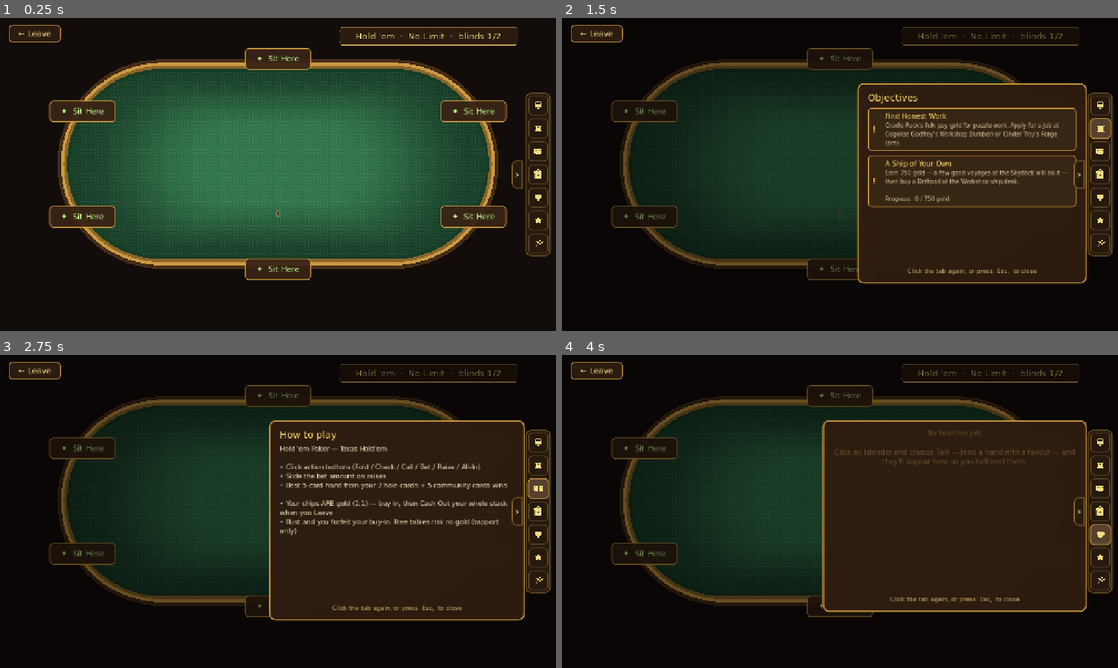
Above: before the commit, frames 1-4 (two rows, left to right).
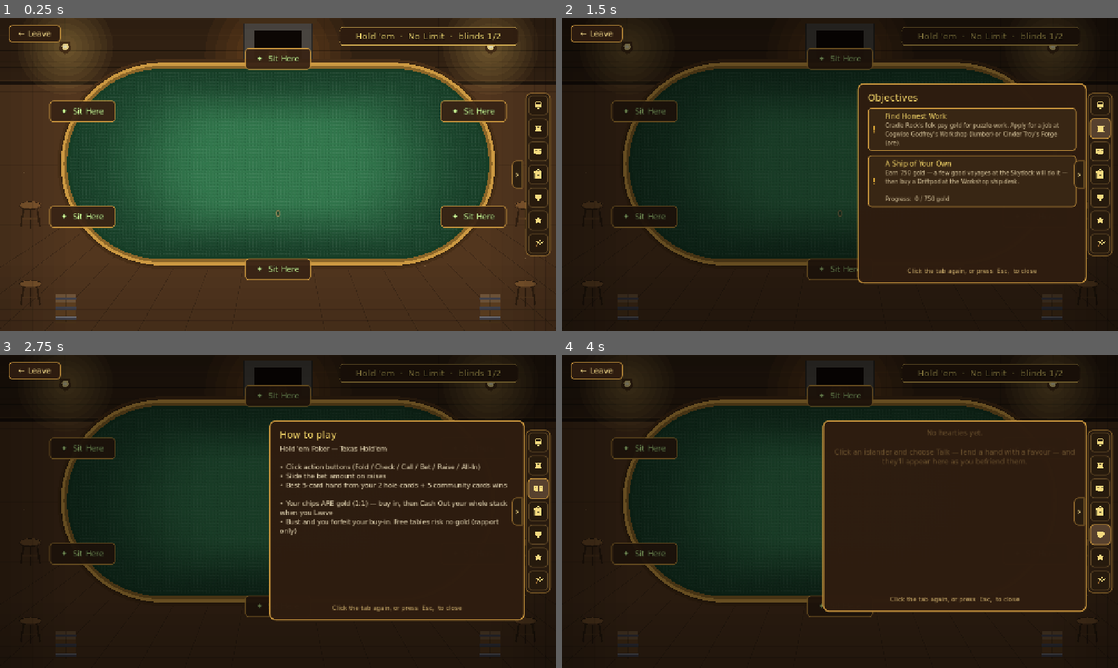
Above: after the commit, the same moments.

Repository: TairoyZone/shivaliva-shanty
Game: Godot game, scene res://puzzles/poker/poker_scene.tscn
Same seed, same stepped clock (60 frames per second), same inputs: the game is played once before the commit and once after it. This scene is started directly instead of the project's main scene.
Inputs (mouse positions are in pixels of both pictures, inside the frame that each line leads up to):
- Up to frame 1 (0.25 s): no input
- Up to frame 2 (1.5 s): click "0" at 0.5 s; click (1101, 127) at 1.27 s
- Up to frame 3 (2.75 s): click (539, 489) at 2.02 s
- Up to frame 4 (4 s): click (1101, 511) at 2.77 s; click (1101, 533) at 3.52 s

The runs differ from the first frame. In frame 1, 44% of the frame differs, in the area x 0-100%, y 0-100%; in frame 2, 26%; in frame 3, 26%; in frame 4, 27%.

Commit message:
polish(poker): tavern parlor backdrop (plank floor + stools + hearth)
Per Troy — Poker still needed its glow-up. New ScenicBackdrop mode 'tavern': the felt table now sits in a cosy sky-tavern parlour — a warm planked back wall with a hearth + hanging lanterns, a receding PLANK FLOOR, and wooden bar STOOLS + barrels dressing the gutters (the felt oval covers the centre, so the tavern reads around its rim). Replaced the flat dark Background ColorRect. That's the LAST of the 7 puzzles — the visual-polish pass is now genuinely complete.

Co-Authored-By: Claude Opus 4.8 (1M context) <noreply@anthropic.com>

Diff:
--- a/components/scenic_backdrop/scenic_backdrop.gd
+++ b/components/scenic_backdrop/scenic_backdrop.gd
@@ -16,7 +16,7 @@
 const H : float = 720.0
 
 
-@export_enum("forest", "quarry", "sky_battle", "stardust_drift", "ship_hold", "hull_repair") var mode : String = "forest" :
+@export_enum("forest", "quarry", "sky_battle", "stardust_drift", "ship_hold", "hull_repair", "tavern") var mode : String = "forest" :
 	set(value):
 		mode = value
 		queue_redraw()
@@ -40,6 +40,9 @@
 	elif mode == "hull_repair":
 		rng.seed = 20260620
 		_draw_hull_repair(rng)
+	elif mode == "tavern":
+		rng.seed = 20260621
+		_draw_tavern(rng)
 	else:
 		rng.seed = 20260615
 		_draw_forest(rng)
@@ -777,6 +780,123 @@
 	draw_rect(Rect2(pos.x - 17.0, pos.y - 34.0, 34.0, 7.0), WOOD.lightened(0.12))   # lit top band
 
 
+# =========================================================== TAVERN ===========
+# The POKER backdrop: a cosy sky-tavern parlour the card table sits in — a warm
+# planked back wall with a hearth + lanterns, a receding PLANK FLOOR, and stools +
+# barrels as dressing in the gutters (the felt oval covers the centre, so the
+# tavern reads around its rim). (Troy 2026-06-16.)
+
+func _draw_tavern(rng: RandomNumberGenerator) -> void:
+
+	var WALL : Color = Color(0.21, 0.14, 0.08)
+	var WALL_DK : Color = Color(0.12, 0.08, 0.05)
+	var WALL_LT : Color = Color(0.37, 0.25, 0.14)
+	var FLOOR : Color = Color(0.32, 0.21, 0.12)
+	var FLOOR_LT : Color = Color(0.45, 0.31, 0.17)
+	var horizon : float = 152.0
+	var vanish : Vector2 = Vector2(640.0, horizon)
+
+	# 1. PLANK FLOOR — receding boards (seams converge to a vanishing point) + rows.
+	draw_rect(Rect2(0.0, 0.0, W, H), FLOOR)
+	for i in 17:
+		var fx : float = lerpf(-220.0, W + 220.0, float(i) / 16.0)
+		draw_line(Vector2(fx, H), vanish, Color(0.0, 0.0, 0.0, 0.22), 1.5)
+		draw_line(Vector2(fx + 3.0, H), vanish, Color(FLOOR_LT.r, FLOOR_LT.g, FLOOR_LT.b, 0.10), 1.0)
+	for i in 7:
+		var t : float = float(i) / 6.0
+		var yy : float = lerpf(H, horizon + 18.0, t * t)
+		draw_line(Vector2(0.0, yy), Vector2(W, yy), Color(0.0, 0.0, 0.0, 0.15), 1.5)
+
+	# 2. Back WALL (top band, planked) + a baseboard beam at the floor line.
+	draw_rect(Rect2(0.0, 0.0, W, horizon), WALL)
+	for i in 4:
+		var wy : float = float(i) * (horizon / 4.0)
+		draw_line(Vector2(0.0, wy), Vector2(W, wy), Color(0.0, 0.0, 0.0, 0.30), 1.5)
+		draw_line(Vector2(0.0, wy + 1.5), Vector2(W, wy + 1.5), Color(WALL_LT.r, WALL_LT.g, WALL_LT.b, 0.16), 1.0)
+	var studx : float = 86.0
+	while studx < W:
+		draw_line(Vector2(studx, 0.0), Vector2(studx, horizon), Color(0.0, 0.0, 0.0, 0.16), 1.0)
+		studx += 132.0
+	draw_rect(Rect2(0.0, horizon - 7.0, W, 7.0), WALL_DK)
+	draw_line(Vector2(0.0, horizon - 7.0), Vector2(W, horizon - 7.0), Color(WALL_LT.r, WALL_LT.g, WALL_LT.b, 0.30), 1.5)
+
+	# 3. A HEARTH on the back wall + flanking lanterns.
+	_draw_hearth(Vector2(640.0, 8.0))
+	_draw_lantern(Vector2(150.0, 66.0))
+	_draw_lantern(Vector2(1130.0, 66.0))
+
+	# 4. STOOLS + BARRELS dressing the gutters (clear of the felt + seat ring).
+	_draw_stool(Vector2(70.0, 432.0))
+	_draw_stool(Vector2(1210.0, 432.0))
+	_draw_stool(Vector2(70.0, 612.0))
+	_draw_stool(Vector2(1210.0, 612.0))
+	_draw_barrel(Vector2(152.0, 668.0))
+	_draw_barrel(Vector2(1128.0, 668.0))
+
+	# 5. Warm vignette + a few dust motes drifting in the lamp light.
+	_draw_vignette(Color(0.03, 0.02, 0.01), 0.5, 150.0)
+	for _i in 14:
+		var pm : Vector2 = Vector2(rng.randf_range(0.0, W), rng.randf_range(120.0, 600.0))
+		draw_circle(pm, rng.randf_range(1.0, 1.8), Color(0.85, 0.72, 0.50, rng.randf_range(0.2, 0.45)))
+
+
+# A stone HEARTH with a live fire + a wooden mantel — the tavern's warm heart.
+# `top` is the top-centre of the surround.
+func _draw_hearth(top: Vector2) -> void:
+
+	var STONE : Color = Color(0.33, 0.31, 0.29)
+	var STONE_DK : Color = Color(0.18, 0.17, 0.16)
+	var FIRE : Color = Color(1.0, 0.6, 0.22)
+	var w : float = 156.0
+	var h : float = 96.0
+	var x0 : float = top.x - w * 0.5
+	for i in 6:   # warm glow pool
+		draw_circle(Vector2(top.x, top.y + h * 0.8), 168.0 - float(i) * 24.0, Color(FIRE.r, FIRE.g, FIRE.b, 0.05))
+	draw_rect(Rect2(x0, top.y, w, h), STONE)
+	draw_rect(Rect2(x0, top.y, w, h), STONE_DK, false, 3.0)
+	for by in [0.34, 0.66]:   # mortar courses
+		draw_line(Vector2(x0, top.y + h * by), Vector2(x0 + w, top.y + h * by), STONE_DK, 1.5)
+	var op : Rect2 = Rect2(x0 + 24.0, top.y + 20.0, w - 48.0, h - 20.0)
+	draw_rect(op, Color(0.05, 0.03, 0.02))
+	var fb : Vector2 = Vector2(top.x, op.end.y - 6.0)
+	for i in 5:   # fire bed glow
+		draw_circle(fb, 30.0 - float(i) * 5.0, Color(FIRE.r, FIRE.g, FIRE.b, 0.38))
+	for f in 3:   # flames
+		var fx : float = top.x + (float(f) - 1.0) * 17.0
+		draw_colored_polygon(PackedVector2Array([
+			Vector2(fx - 8.0, op.end.y - 4.0), Vector2(fx, op.end.y - 34.0), Vector2(fx + 8.0, op.end.y - 4.0)]),
+			Color(1.0, 0.76, 0.32, 0.9))
+	draw_line(Vector2(op.position.x + 6.0, op.end.y - 5.0), Vector2(op.end.x - 6.0, op.end.y - 5.0), Color(0.22, 0.13, 0.07), 5.0)  # log
+	draw_rect(Rect2(x0 - 12.0, top.y - 9.0, w + 24.0, 13.0), Color(0.31, 0.21, 0.11))   # mantel beam
+	draw_line(Vector2(x0 - 12.0, top.y - 9.0), Vector2(x0 + w + 12.0, top.y - 9.0), Color(0.50, 0.34, 0.18), 1.5)
+
+
+# A wooden bar STOOL: a round seat on three splayed legs with a rung.
+func _draw_stool(c: Vector2) -> void:
+
+	var WOOD : Color = Color(0.36, 0.24, 0.13)
+	var WOOD_DK : Color = Color(0.20, 0.13, 0.07)
+	var WOOD_LT : Color = Color(0.50, 0.34, 0.18)
+	draw_line(c + Vector2(-15.0, 4.0), c + Vector2(-22.0, 48.0), WOOD_DK, 4.0)
+	draw_line(c + Vector2(15.0, 4.0), c + Vector2(22.0, 48.0), WOOD_DK, 4.0)
+	draw_line(c + Vector2(0.0, 6.0), c + Vector2(0.0, 52.0), WOOD_DK, 4.0)
+	draw_line(c + Vector2(-18.0, 30.0), c + Vector2(18.0, 30.0), WOOD, 3.0)   # rung
+	draw_colored_polygon(_ellipse_pts_bd(c, 25.0, 9.0), WOOD)
+	draw_colored_polygon(_ellipse_pts_bd(c + Vector2(0.0, -2.0), 25.0, 8.0), WOOD_LT)
+	var loop : PackedVector2Array = _ellipse_pts_bd(c, 25.0, 9.0)
+	loop.append(loop[0])
+	draw_polyline(loop, WOOD_DK, 1.5)
+
+
+func _ellipse_pts_bd(c: Vector2, rx: float, ry: float) -> PackedVector2Array:
+
+	var p : PackedVector2Array = PackedVector2Array()
+	for i in 20:
+		var a : float = float(i) / 20.0 * TAU
+		p.append(c + Vector2(cos(a) * rx, sin(a) * ry))
+	return p
+
+
 # ============================================================ SHARED ==========
 
 func _draw_vignette(col: Color, max_a: float, depth: float) -> void:
--- a/puzzles/poker/poker_scene.tscn
+++ b/puzzles/poker/poker_scene.tscn
@@ -1,10 +1,11 @@
-[gd_scene load_steps=8 format=3]
+[gd_scene load_steps=9 format=3]
 
 [ext_resource type="Script" path="res://puzzles/poker/poker_scene.gd" id="1_scene"]
 [ext_resource type="Script" path="res://puzzles/poker/poker_board.gd" id="2_board"]
 [ext_resource type="PackedScene" path="res://puzzles/poker/community_cards.tscn" id="3_community"]
 [ext_resource type="PackedScene" path="res://puzzles/poker/pot_display.tscn" id="4_pot"]
 [ext_resource type="PackedScene" path="res://puzzles/poker/action_panel.tscn" id="5_action"]
+[ext_resource type="Script" path="res://components/scenic_backdrop/scenic_backdrop.gd" id="6_bg"]
 
 [sub_resource type="StyleBoxFlat" id="banner_style"]
 content_margin_left = 32.0
@@ -41,12 +42,12 @@
 [node name="PokerScene" type="Node2D"]
 script = ExtResource("1_scene")
 
-[node name="Background" type="ColorRect" parent="."]
-show_behind_parent = true
-offset_right = 1280.0
-offset_bottom = 720.0
-color = Color(0.07, 0.05, 0.04, 1)
-mouse_filter = 2
+[node name="Backdrop" type="CanvasLayer" parent="."]
+layer = -10
+
+[node name="Tavern" type="Node2D" parent="Backdrop"]
+script = ExtResource("6_bg")
+mode = "tavern"
 
 [node name="Board" type="Node" parent="."]
 script = ExtResource("2_board")
--- /dev/null
+++ b/tools/shot_poker.gd
@@ -0,0 +1,36 @@
+## DEV-ONLY: capture the Poker scene to verify the tavern backdrop. Not shipped.
+extends Node2D
+
+const OUT : String = "user://shots"
+
+
+func _ready() -> void:
+
+	DirAccess.make_dir_recursive_absolute(OUT)
+	call_deferred("_go")
+
+
+func _go() -> void:
+
+	var scene : Node = load("res://puzzles/poker/poker_scene.tscn").instantiate()
+	get_tree().root.add_child(scene)
+	get_tree().current_scene = scene
+	await get_tree().create_timer(1.4).timeout
+	_hide_autoload_ui()
+	await get_tree().process_frame
+	var img : Image = get_viewport().get_texture().get_image()
+	img.save_png("%s/look_poker.png" % OUT)
+	get_tree().quit()
+
+
+func _hide_autoload_ui() -> void:
+	for n in ["HUD", "Overlay", "EventFeed", "ChatBox", "UserPanel"]:
+		var node : Node = get_node_or_null("/root/" + n)
+		if node:
+			_hide_subtree(node)
+
+func _hide_subtree(node: Node) -> void:
+	if node is CanvasItem or node is CanvasLayer:
+		node.visible = false
+	for c in node.get_children():
+		_hide_subtree(c)
--- /dev/null
+++ b/tools/shot_poker.tscn
@@ -0,0 +1,6 @@
+[gd_scene load_steps=2 format=3]
+
+[ext_resource type="Script" path="res://tools/shot_poker.gd" id="1"]
+
+[node name="ShotPoker" type="Node2D"]
+script = ExtResource("1")
